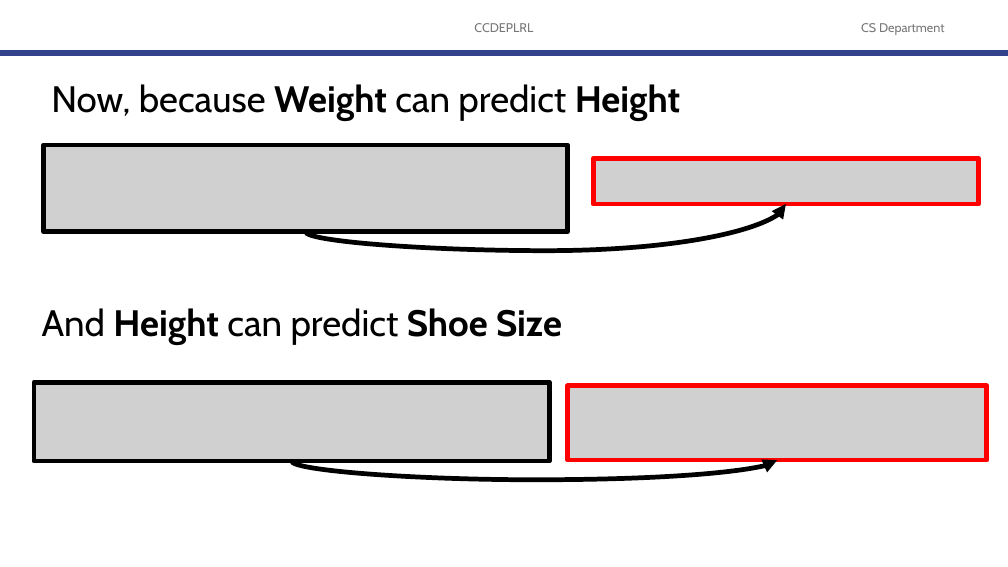
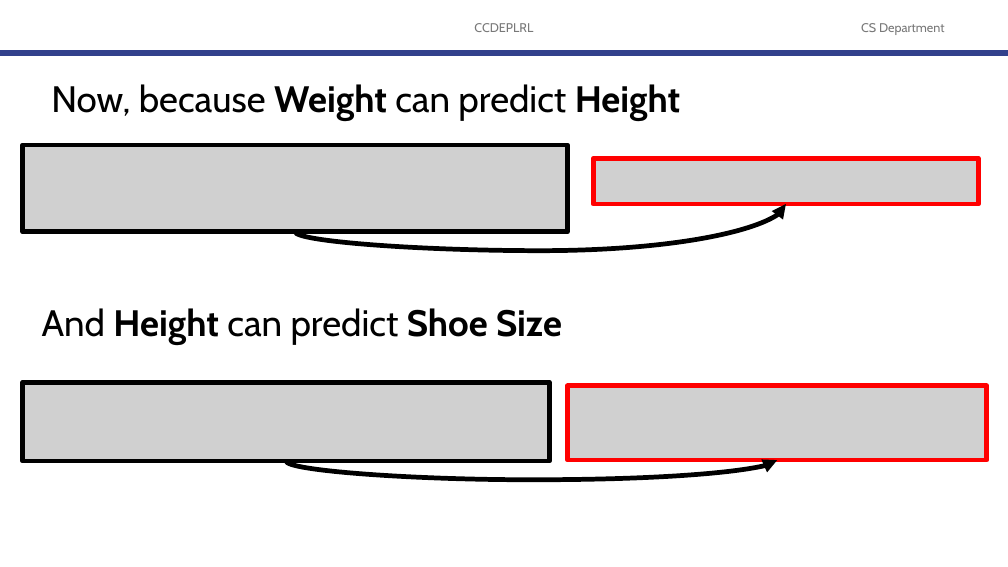
Before and after one commit to robitussin/CCDEPLRL, a slide deck: slide 49 of 2 - Training Neural Networks/Pre-requisites on Backpropagation/The Chain Rule.pptx. Drawn at 1008x567 pixels with LibreOffice and Linux fonts; fonts in the diff are those of the drawing; grey boxes stand for pictures; background and template pictures are left out. Boxes give left, top, right and bottom in pixels: in the first picture for what was removed or moved away, otherwise in the second. Text is boxed around its words. In the diff, an @@ line names an element or a change of style, - is before the commit and + after.

```diff
--- a/2 - Training Neural Networks/Pre-requisites on Backpropagation/The Chain Rule.pptx
+++ b/2 - Training Neural Networks/Pre-requisites on Backpropagation/The Chain Rule.pptx
@@ picture: place and size @@
-picture at [44,145,568,232]
+picture at [23,145,568,232]
@@ curved arrow moved from (306, 232) - (786, 204) to (295, 232) - (786, 204) @@
@@ picture: place and size @@
-picture at [34,383,550,461]
+picture at [23,383,549,461]
@@ curved arrow moved from (292, 461) - (777, 461) to (286, 461) - (777, 461) @@
```
Also in this commit, not shown: 2 other slides changed, 1 other file.
